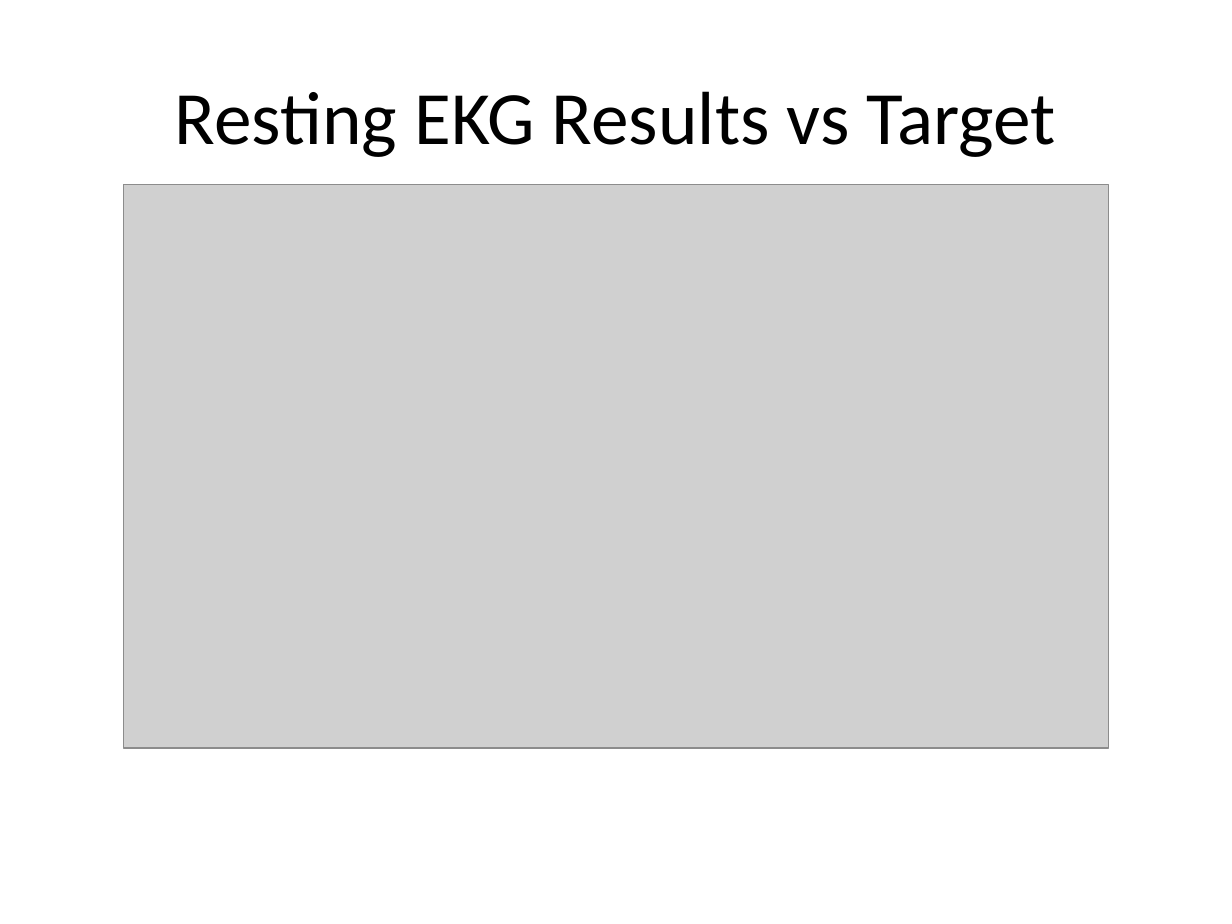
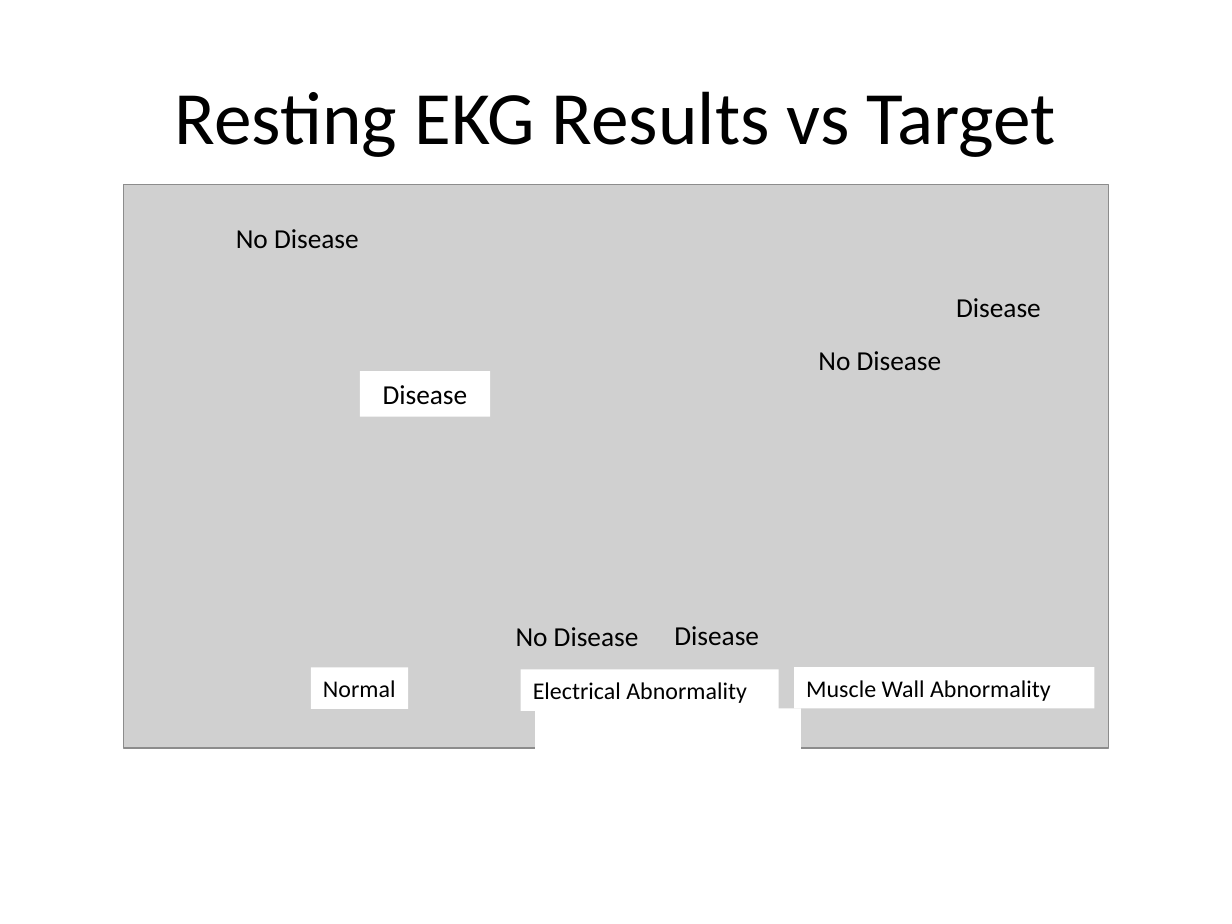
Before and after one commit to AndreaLHazzard/Heart_Disease_Predictor, a slide deck: slide 21 of Heart_Disease_Model_Presentation.pptx (slide 19 before the commit). Drawn at 1232x924 pixels with LibreOffice and Linux fonts; fonts in the diff are those of the drawing; grey boxes stand for pictures. Boxes give left, top, right and bottom in pixels: in the first picture for what was removed or moved away, otherwise in the second. Text is boxed around its words. In the diff, an @@ line names an element or a change of style, - is before the commit and + after.

```diff
--- a/Heart_Disease_Model_Presentation.pptx
+++ b/Heart_Disease_Model_Presentation.pptx
@@ text added at <box>236,229,359,248</box>, 16 pt, text #000000 @@
+No Disease
@@ text added at <box>956,298,1041,317</box>, 16 pt, text #000000 @@
+Disease
@@ text added at <box>818,351,942,370</box>, 16 pt, text #000000 @@
+No Disease
@@ rectangle added at <box>360,371,490,416</box>, fill #FFFFFF, 16 pt, text #000000 @@
+Disease
@@ text added at <box>516,627,639,646</box>, 16 pt, text #000000 @@
+No Disease
@@ text added at <box>674,626,759,645</box>, 16 pt, text #000000 @@
+Disease
@@ rectangle added at <box>310,668,408,710</box>, fill #FFFFFF, 14 pt, text #000000 @@
+Normal
@@ rectangle added at <box>521,669,779,711</box>, fill #FFFFFF, 14 pt, text #000000 @@
+Electrical Abnormality
@@ rectangle added at <box>795,667,1095,708</box>, fill #FFFFFF, 14 pt, text #000000 @@
+Muscle Wall Abnormality
@@ rectangle added at <box>535,708,801,790</box>, fill #FFFFFF @@
```
Also in this commit, not shown: 13 other slides changed, 6 slides added, 4 slides removed.
